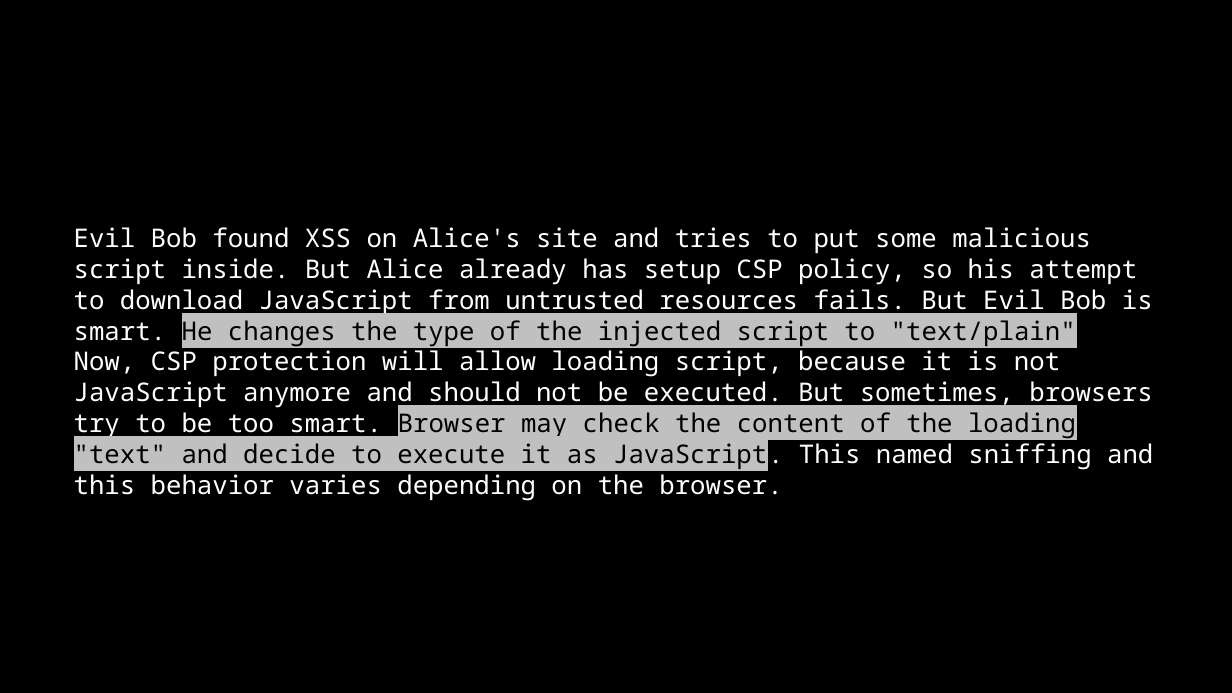
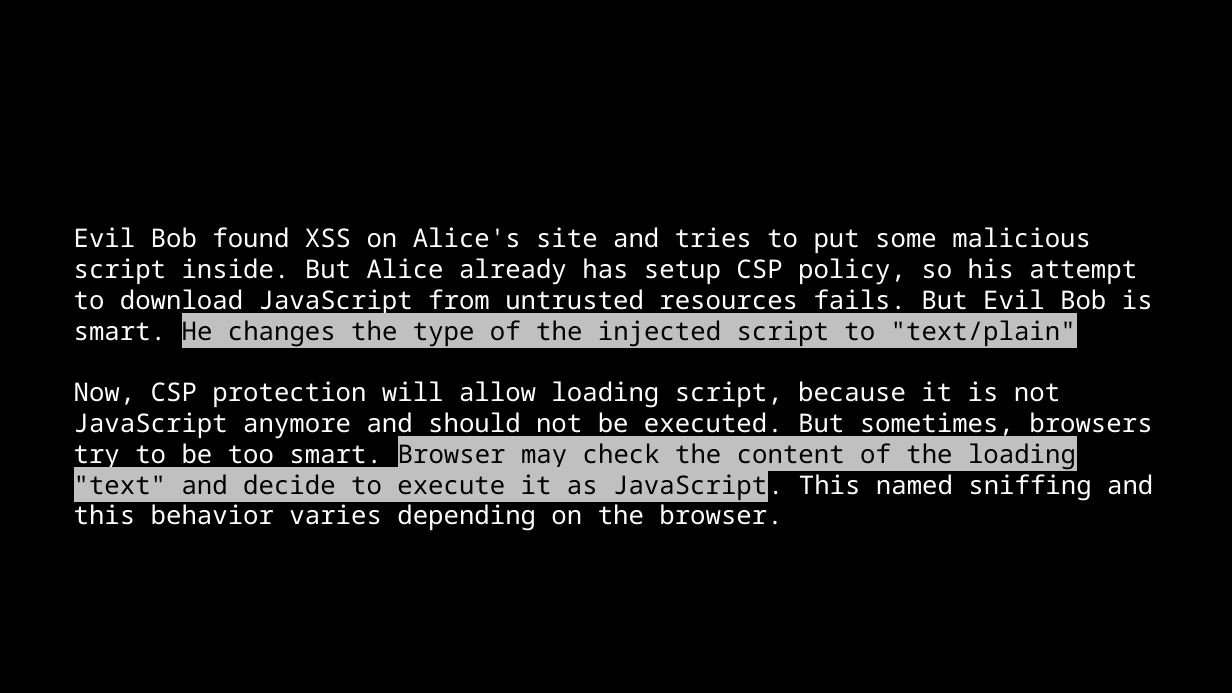
Before and after one commit to Drag13/articles, a slide deck: slide 11 of headers/SECURITY HEADERS.pptx (slide 10 before the commit). Drawn at 1232x693 pixels with LibreOffice and Linux fonts; fonts in the diff are those of the drawing. Boxes give left, top, right and bottom in pixels: in the first picture for what was removed or moved away, otherwise in the second. Text is boxed around its words. In the diff, an @@ line names an element or a change of style, - is before the commit and + after.

Commit message:
Presentation updates

```diff
--- a/headers/SECURITY HEADERS.pptx
+++ b/headers/SECURITY HEADERS.pptx
@@ text at (74,227,1153,531): text changed @@
-Evil Bob found XSS on Alice's site and tries to put some malicious script inside. But Alice already has setup CSP policy, so his attempt to download JavaScript from untrusted resources fails. But Evil Bob is smart. He changes the type of the injected script to "text/plain". Now, CSP protection will allow loading script, because it is not JavaScript anymore and should not be executed. But sometimes, browsers try to be too smart. Browser may check the content of the loading "text" and decide to execute it as JavaScript. This named sniffing and this behavior varies depending on the browser.
+Evil Bob found XSS on Alice's site and tries to put some malicious script inside. But Alice already has setup CSP policy, so his attempt to download JavaScript from untrusted resources fails. But Evil Bob is smart. He changes the type of the injected script to "text/plain".
+Now, CSP protection will allow loading script, because it is not JavaScript anymore and should not be executed. But sometimes, browsers try to be too smart. Browser may check the content of the loading "text" and decide to execute it as JavaScript. This named sniffing and this behavior varies depending on the browser.
```
Also in this commit, not shown: 2 other slides changed, 1 slide added.
